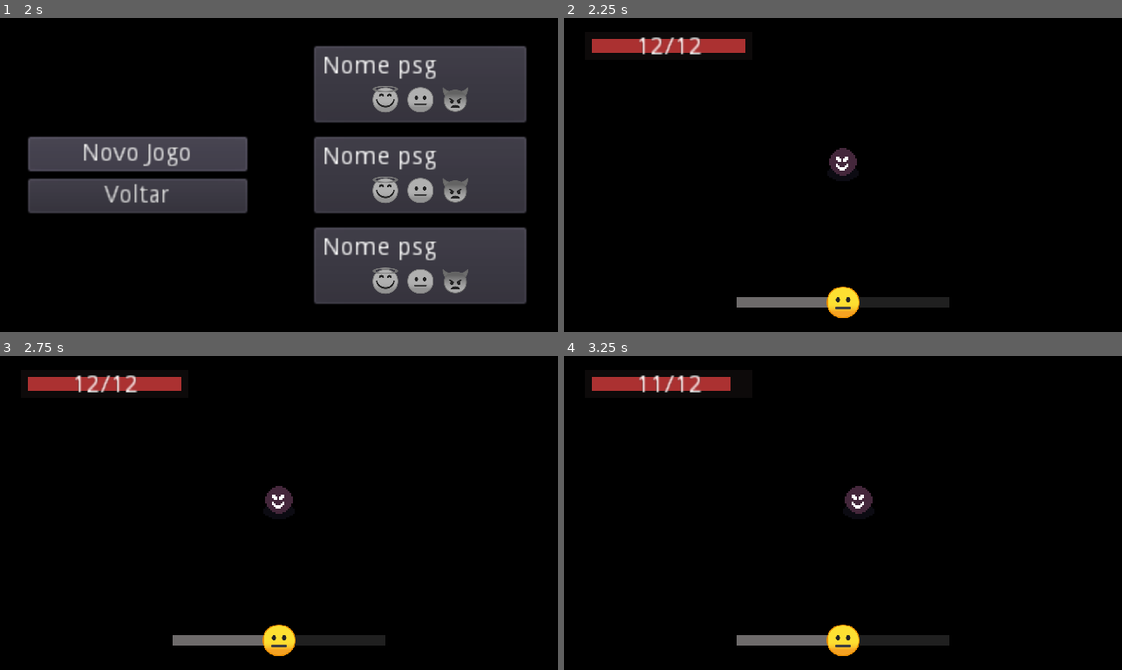
Above: before the commit, frames 1-4 (two rows, left to right).
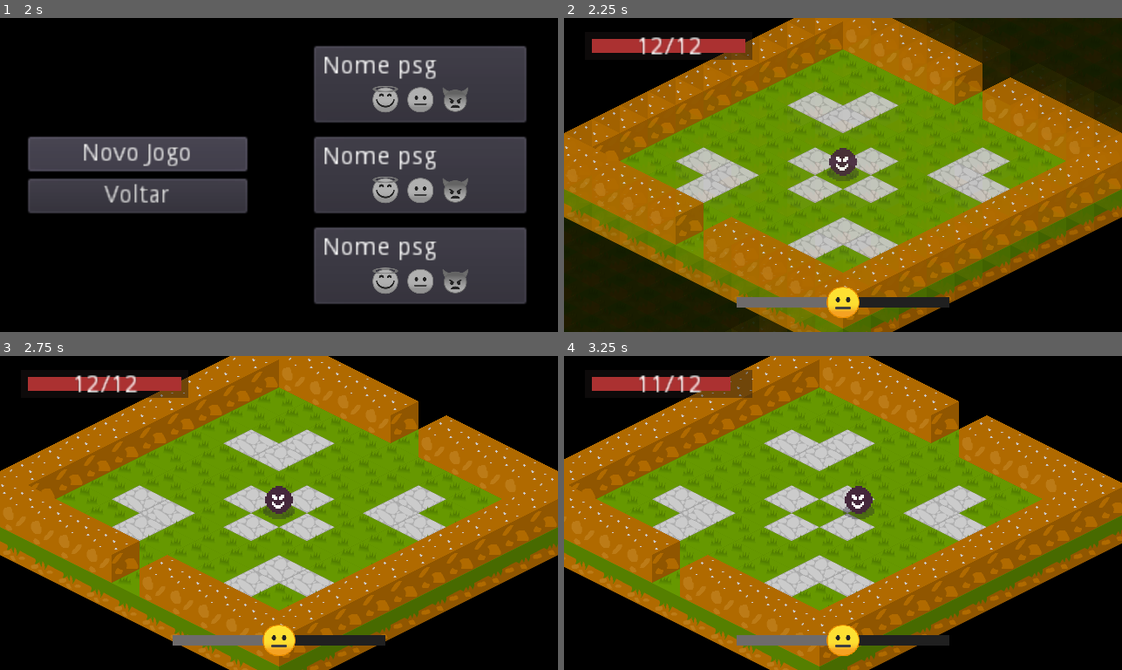
Above: after the commit, the same moments.

Repository: ColmeiaUDESC/gamejaaj6
Game: Godot game, scene res://Cenas/MenuPrincipal.tscn
Two runs of this game, one before a commit and one after it. Both use one fixed random seed, a clock stepped at 60 frames per second and the inputs below. This scene is started directly instead of the project's main scene.
Inputs (mouse positions are in pixels of both pictures, inside the frame that each line leads up to):
- Up to frame 1 (2 s): click "Jogar" at 0.5 s; click "Save 1" at 1.25 s
- Up to frame 2 (2.25 s): click "Novo Jogo" at 2 s
- Up to frame 3 (2.75 s): no input
- Up to frame 4 (3.25 s): tap Enter at 2.75 s; move the mouse to (965, 497) at 2.77 s; hold Right (ui_right) from 2.78 s (still down); click (965, 497) at 2.85 s; tap Space (ui_select) at 3.02 s

Frame 1 is identical in both runs. In frame 2, 83% of the frame differs, in the area x 0-100%, y 0-100%; in frame 3, 68%; in frame 4, 67%.
Error before the commit: Invalid get index '1' (on base: 'Array'). (res://Cenas/GeradorMapa.gd:28)

Commit message:
Integrar saves ao jogo

Diff:
--- a/Cenas/GeradorMapa.gd
+++ b/Cenas/GeradorMapa.gd
@@ -25,7 +25,7 @@
 	# Gera as posicoes das cenas_salas
 	var pos_mais_longe: Vector2 = pos_salas[0]
 	while (salas_a_criar > 0):
-		var sala_escolhida: Vector2 = pos_salas[rng.randi_range(0, pos_salas.size())]
+		var sala_escolhida: Vector2 = pos_salas[rng.randi() % pos_salas.size()]
 		var pos_nova_sala: Vector2 = sala_escolhida + _dir_aleatoria(rng)
 
 		if pos_salas.has(pos_nova_sala):
--- a/Cenas/Jogo.gd
+++ b/Cenas/Jogo.gd
@@ -9,6 +9,7 @@
 
 func _ready():
 	jogador = $Jogador
+	jogador.connect("morreu", self, "_ao_jogador_morrer")
 	_iniciar_jogo()
 
 
@@ -51,8 +52,16 @@
 	call_deferred("_ir_para_sala_inicial") # Necessario chamar ir para sala inicial no proximo quadro para nao ter problema com as animacoes das portas
 
 
+func _notification(notif: int) -> void:
+	if notif == MainLoop.NOTIFICATION_WM_QUIT_REQUEST and DadosSave.num_save_atual != 0:
+		DadosSave.salvar()
+
+
 func _ao_jogador_morrer() -> void:
 	DadosSave.andar_atual = 0
+	DadosSave.seed_atual = 0
+	DadosSave.pureza_atual = DadosSave.PUREZA_NEUTRA
+	DadosSave.salvar()
 
 
 func _ir_para_sala_inicial() -> void:
--- a/Conteudos/Autoloads/DadosSave.gd
+++ b/Conteudos/Autoloads/DadosSave.gd
@@ -7,7 +7,8 @@
 }
 
 const CAMINHO_SAVE := "user://savegame%d.save"
-const PUREZA_NEUTRA := 50
+const PUREZA_NEUTRA := 10
+const QNT_SAVES := 3
 
 var num_save_atual := 0
 var personagem_atual: int = Personagens.Monge
@@ -20,25 +21,30 @@
 	resetar()
 
 
-func salvar(num_save: int) -> void:
+func salvar() -> void:
+	if num_save_atual < 0 and num_save_atual > QNT_SAVES:
+		printerr("DadosSave: Nao foi possivel salvar devido ao num_save_atual possuir um valor invalido (%d)" % num_save_atual)
+		return
 	var arquivo_save := File.new()
-	var _err := arquivo_save.open(CAMINHO_SAVE % num_save, File.WRITE)
+	var _err := arquivo_save.open(CAMINHO_SAVE % num_save_atual, File.WRITE)
 	arquivo_save.store_string(to_json(para_json()))
 	arquivo_save.close()
 
 
-func carregar(num_save: int) -> void:
+func carregar() -> void:
+	if num_save_atual < 0 and num_save_atual > QNT_SAVES:
+		printerr("DadosSave: Nao foi possivel salvar devido ao num_save_atual possuir um valor invalido (%d)" % num_save_atual)
+		return
 	var arquivo_save := File.new()
-	if not arquivo_save.file_exists(CAMINHO_SAVE % num_save):
+	if not arquivo_save.file_exists(CAMINHO_SAVE % num_save_atual):
 		resetar()
-		num_save_atual = num_save
-		salvar(num_save)
+		num_save_atual = num_save_atual
+		salvar()
 		return
 
-	var _err := arquivo_save.open(CAMINHO_SAVE % num_save, File.READ)
+	var _err := arquivo_save.open(CAMINHO_SAVE % num_save_atual, File.READ)
 	de_json(parse_json(arquivo_save.get_as_text()))
 	arquivo_save.close()
-	num_save_atual = num_save
 
 
 func resetar() -> void:
--- a/UI/MenuPrincipal/ControladorTelaSaves.gd
+++ b/UI/MenuPrincipal/ControladorTelaSaves.gd
@@ -4,7 +4,8 @@
 signal save_selecionado
 
 func carregar_save(num_save: int) -> void:
-	DadosSave.carregar(num_save)
+	DadosSave.num_save_atual = num_save
+	DadosSave.carregar()
 	emit_signal("save_selecionado")
 
 
Not shown: 1 places in Cenas/MenuPrincipal.tscn that only renumber resources
